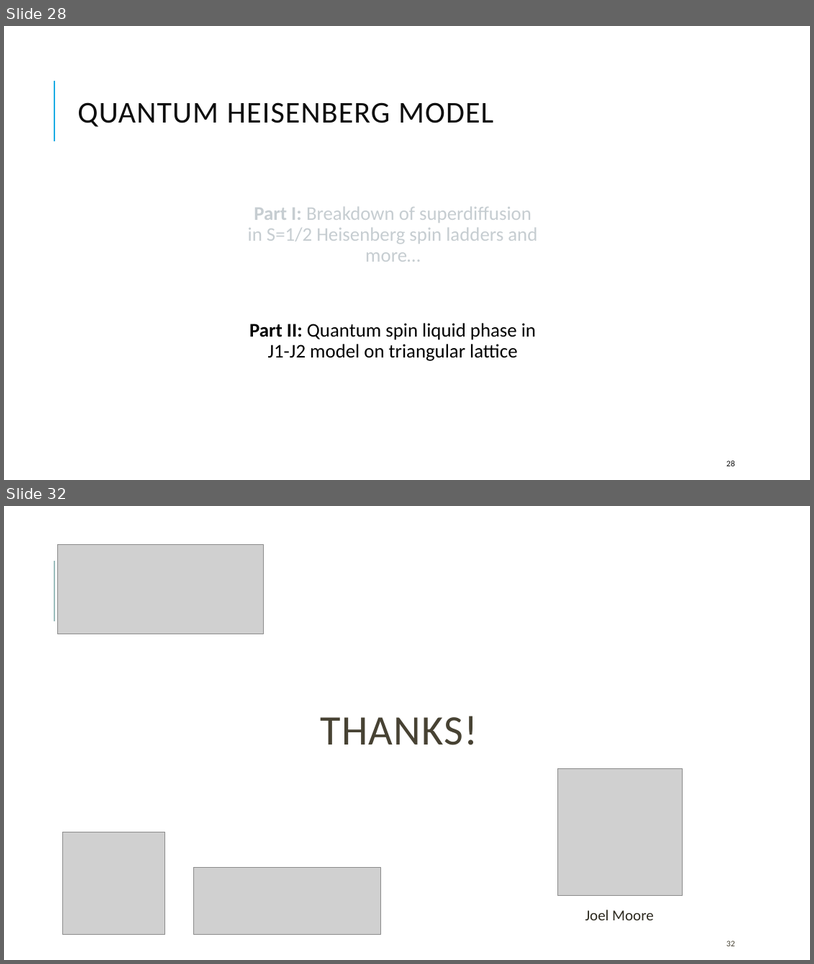
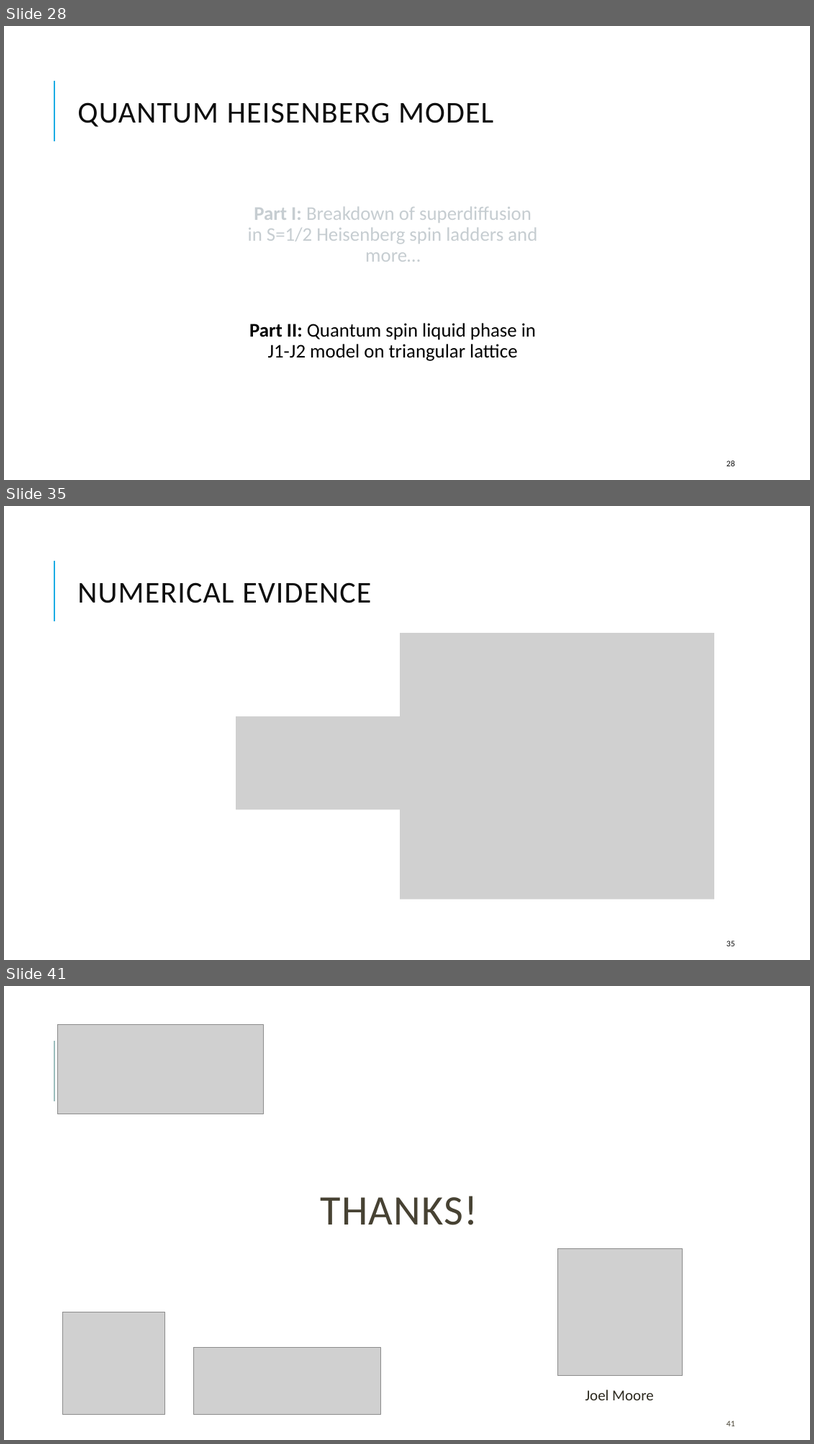
Before and after one commit to kwang0/KPZ-Project, a slide deck: Qualifying Exam Presentation.pptx. Shown one above the other, each under a label of ours: slides 28 and 32 before the commit, slides 28, 35 and 41 after it; the slides between them are not shown. The pictures are 814x964 and 814x1444 pixels, drawn with LibreOffice and Linux fonts; fonts in the diff are those of the drawing; grey boxes stand for pictures. Boxes give left, top, right and bottom in pixels: in the first picture for what was removed or moved away, otherwise in the second. Text is boxed around its words. In the diff, an @@ line names an element or a change of style, - is before the commit and + after.

```diff
--- a/Qualifying Exam Presentation.pptx
+++ b/Qualifying Exam Presentation.pptx
@@ slide 35 added at [4, 506, 810, 960], background #FFFFFF; not listed: 1 template element that a slide beside it also shows @@
@@ title added at [77, 582, 371, 603], 36 pt, text #0D0D0D @@
+NUMERICAL EVIDENCE
@@ picture added at [400, 633, 715, 899] @@
@@ picture added at [236, 716, 550, 810] @@
@@ page number added at [727, 940, 736, 946], 10 pt, text #0D0D0D @@
+35
@@ what was slide 32 is now slide 41 @@
@@ page number at [727, 1420, 736, 1426]: text changed @@
-32
+41
```
Also in this commit, not shown: 10 slides changed, 8 other slides added.
